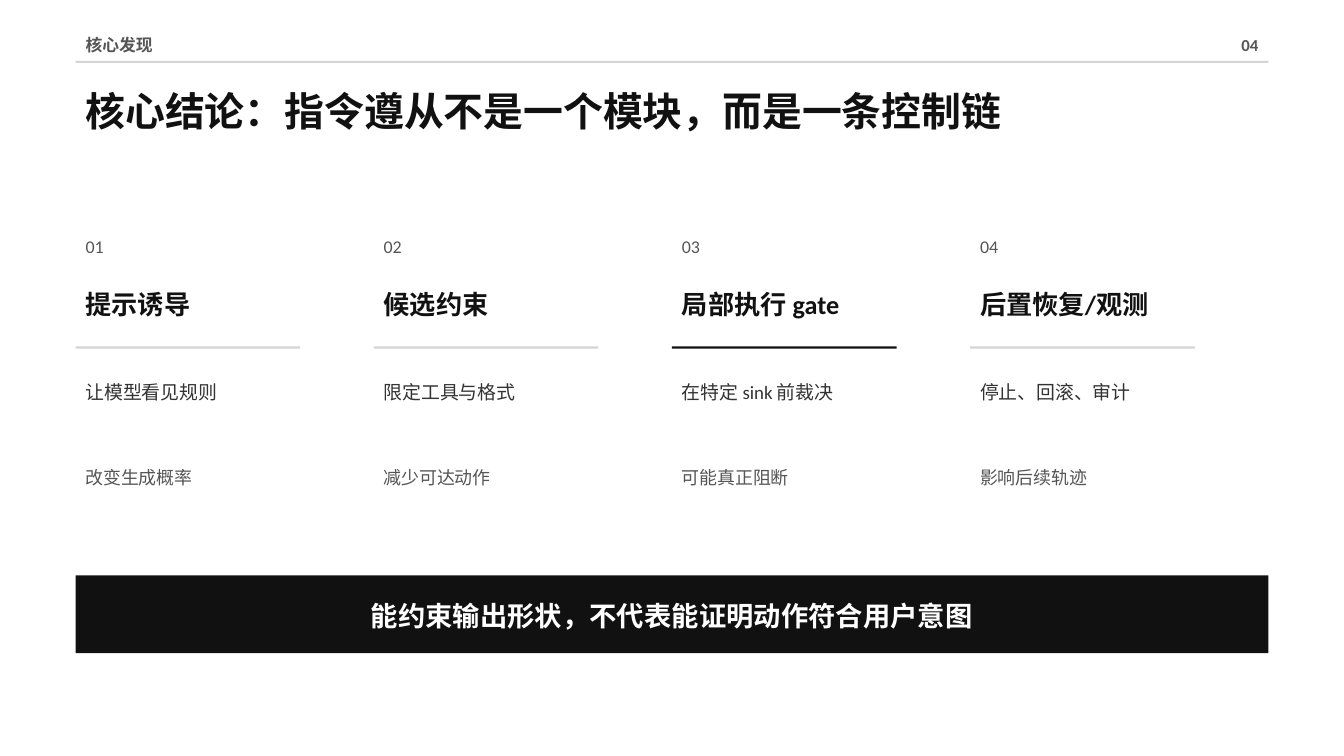
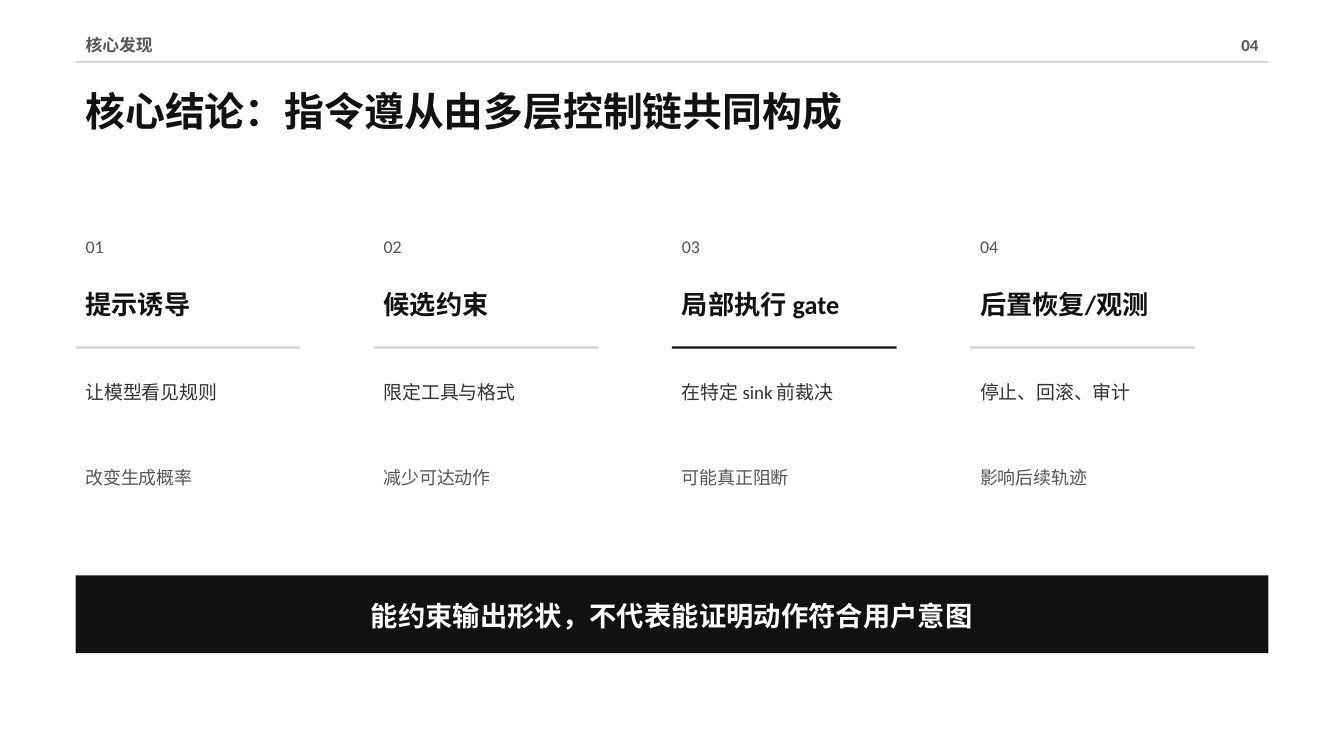
Before and after one commit to Jamesfirstone/Agent---Harness, a slide deck: slide 4 of reports/22_五仓库指令遵从性研究组会汇报_白底黑字版.pptx. Drawn at 1344x756 pixels with LibreOffice and Linux fonts; fonts in the diff are those of the drawing. Boxes give left, top, right and bottom in pixels: in the first picture for what was removed or moved away, otherwise in the second. Text is boxed around its words. In the diff, an @@ line names an element or a change of style, - is before the commit and + after.

```diff
--- a/reports/22_五仓库指令遵从性研究组会汇报_白底黑字版.pptx
+++ b/reports/22_五仓库指令遵从性研究组会汇报_白底黑字版.pptx
@@ text at (86,92,843,130): text changed @@
-核心结论：指令遵从不是一个模块，而是一条控制链
+核心结论：指令遵从由多层控制链共同构成
```
Also in this commit, not shown: 3 other slides changed, 1 other file.
